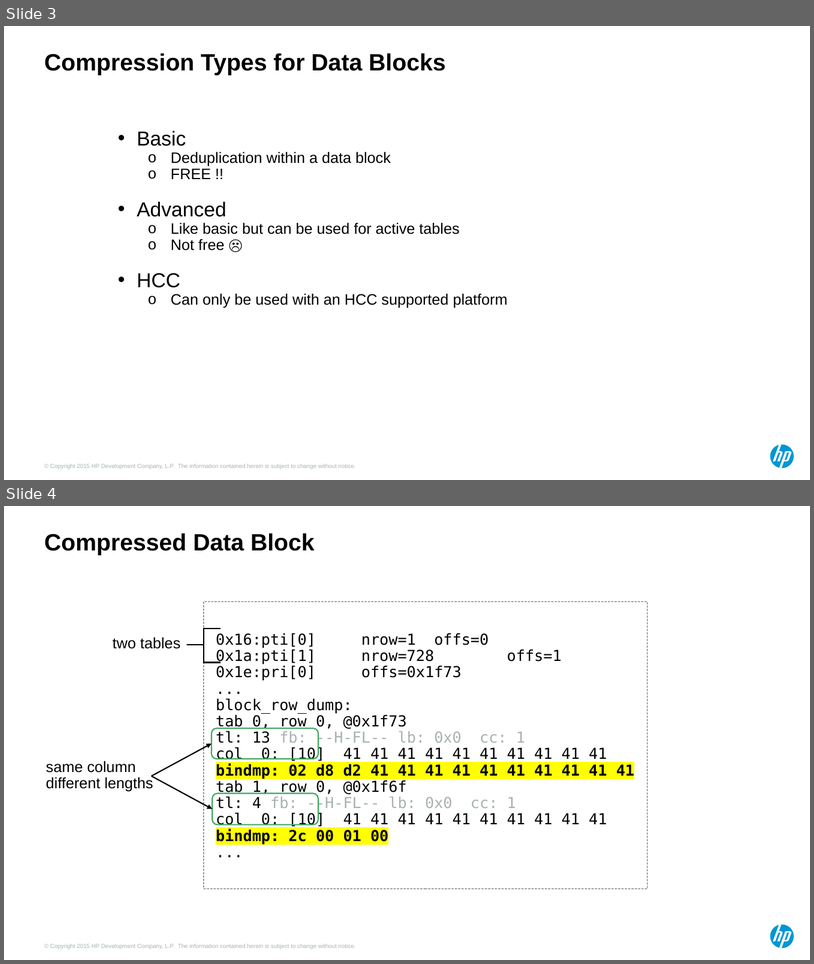
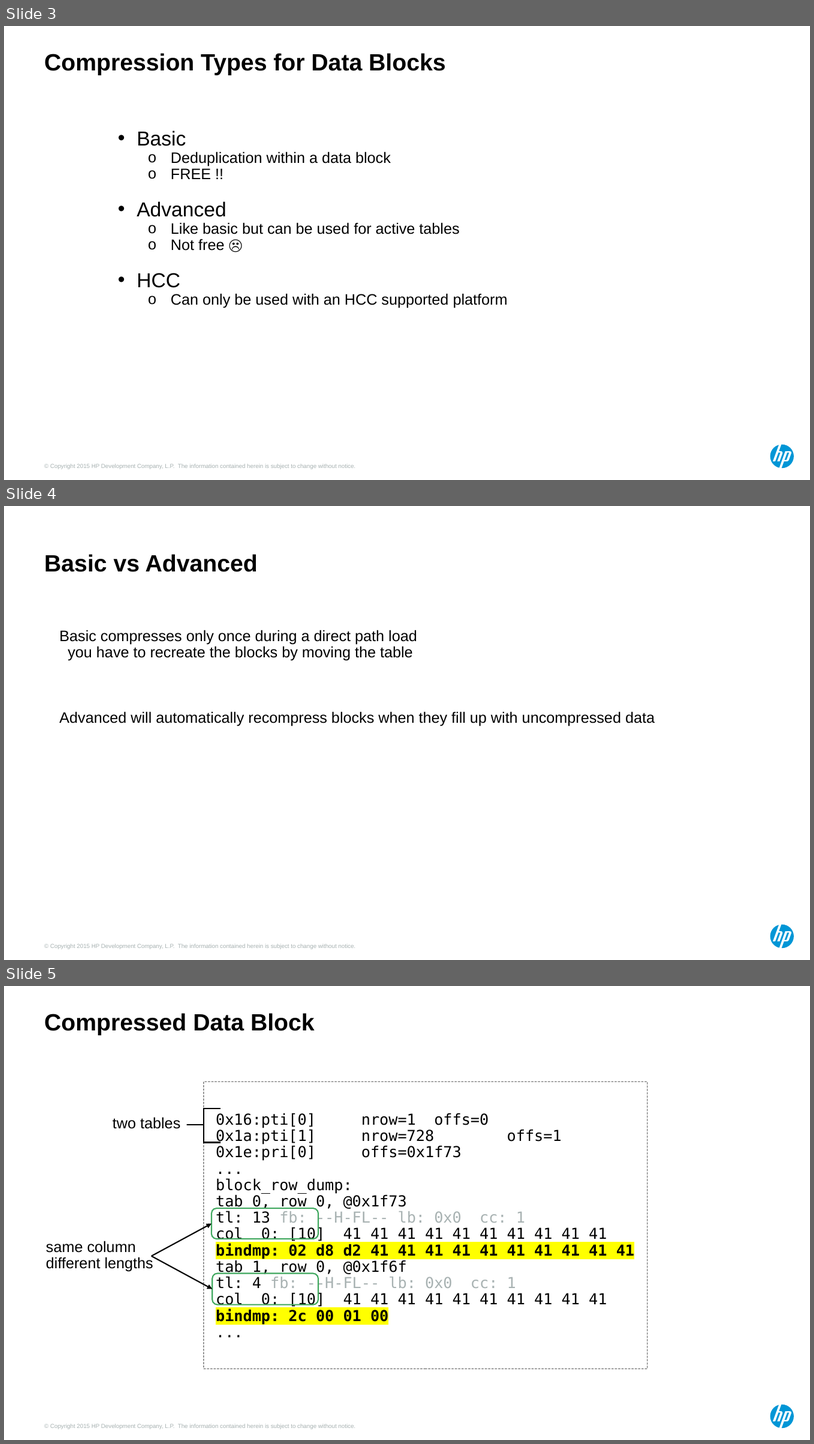
Before and after one commit to Dyland28/HP-Data-Compression, a slide deck: compression_sand_weiss_hotsos_2018.pptx. Shown one above the other, each under a label of ours: slides 3 and 4 before the commit, slides 3, 4 and 5 after it. The pictures are 814x964 and 814x1444 pixels, drawn with LibreOffice and Linux fonts; fonts in the diff are those of the drawing. Boxes give left, top, right and bottom in pixels: in the first picture for what was removed or moved away, otherwise in the second. Text is boxed around its words. In the diff, an @@ line names an element or a change of style, - is before the commit and + after.

```diff
--- a/compression_sand_weiss_hotsos_2018.pptx
+++ b/compression_sand_weiss_hotsos_2018.pptx
@@ slide 4 added at [4, 506, 810, 960], background #FFFFFF; not listed: 2 template elements that a slide beside it also shows @@
@@ title added at [44, 554, 258, 572], 28 pt, text #000000, bold @@
+Basic vs Advanced
@@ text added at [59, 630, 655, 726], 18 pt, text #000000 @@
+Basic compresses only once during a direct path load
+you have to recreate the blocks by moving the table
+Advanced will automatically recompress blocks when they fill up with uncompressed data
@@ what was slide 4 is now slide 5 @@
```
Also in this commit, not shown: 1 slide changed, 1 other slide added.
